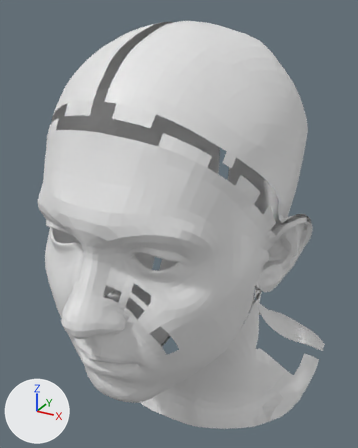
Before and after pictures for a commit that changed the OBJ model models/after/AlexNeutralWrapped.obj.
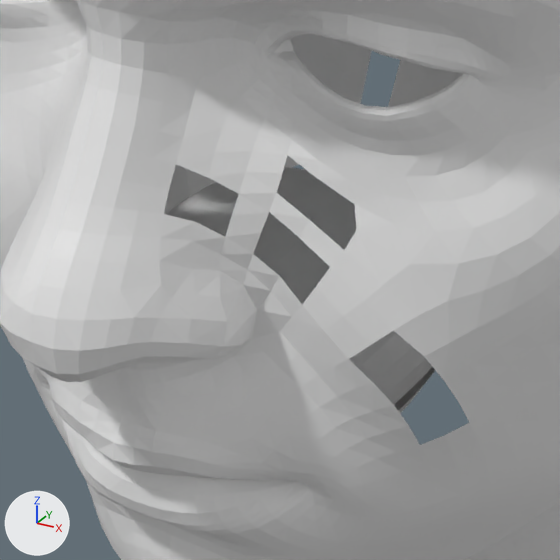
Each version appears first whole from a camera (50 mm lens) standing at (17.04, -28.96, 30.92) and looking at (-0.09, 2.18, 15.35), and next in a close-up on the part from 17% to 56% of the width and 54% to 86% of the height. Lighting does not change. The marker at lower left points along +X, +Y and +Z. Where no turn or scale is listed for an object, it has been applied to the vertices.

Script lines for the objects in view, before the commit:
```python
me_alexneutralwrapped = bpy.data.meshes.new('AlexNeutralWrapped')
me_alexneutralwrapped.from_pydata(...)  # 5911 vertices, 5503 faces; spans x -10.1..10.9, y -11.1..14.5, z -2.4..30.0
ob_alexneutralwrapped = bpy.data.objects.new('AlexNeutralWrapped', me_alexneutralwrapped)
ob_alexneutralwrapped.location = (0.0, 0.0, 0.0)
```
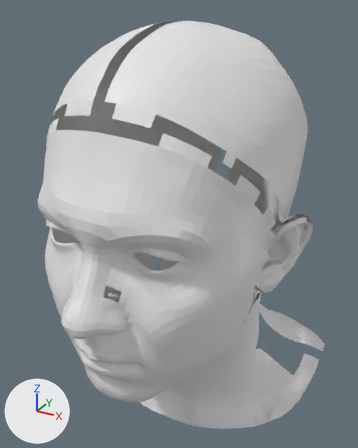
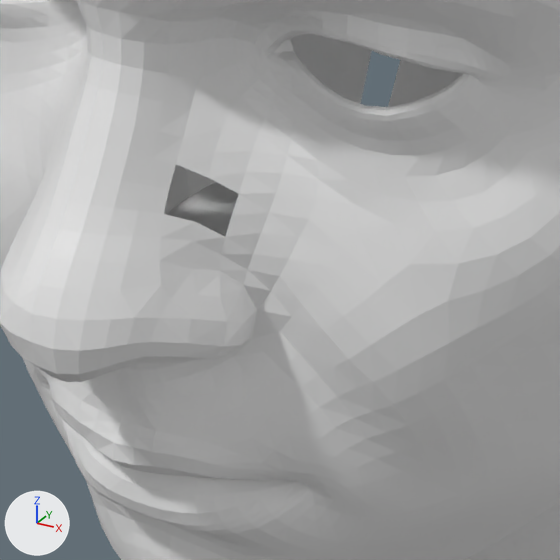
Location of each change, [x1, y1, x2, y2] in pixels of the close-ups (560 x 560 px):
part 1 of me_alexneutralwrapped, added
    after: [253, 156, 469, 445]

The edits, one by one:
me_alexneutralwrapped is used by ob_alexneutralwrapped; location (0.0, 0.0, 0.0).
me_alexneutralwrapped had 5911 vertices, 5503 faces and spanned x -10.1..10.9, y -11.1..14.5, z -2.4..30.0.
me_alexneutralwrapped now has 5916 vertices, 5519 faces and spans x -10.1..10.9, y -11.1..14.5, z -2.4..30.0.
Part 1, on me_alexneutralwrapped:
5 vertices are added at (4.2, -7.8, 12.7), (4.5, -7.3, 11.7), (4.4, -7.6, 12.2), (2.8, -7.7, 15.2), (2.5, -8.1, 14.3).
16 new faces join them.
